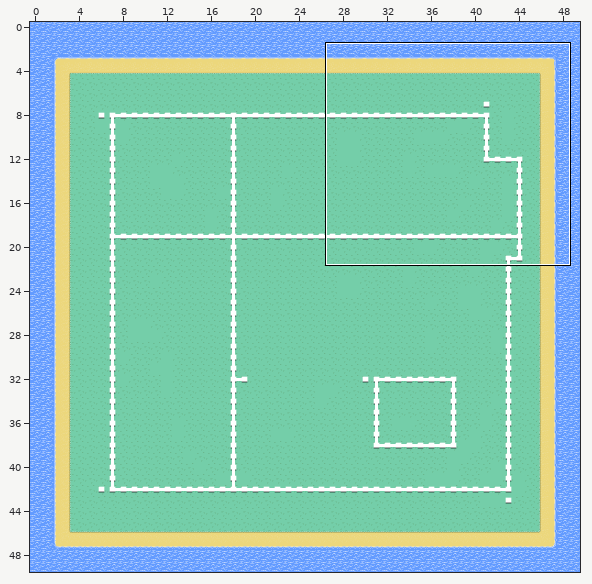
Tiled map -- data/boredisle/map.tmx. Above, an overview of the earlier version with the close-up marked.
Close-up. Before:
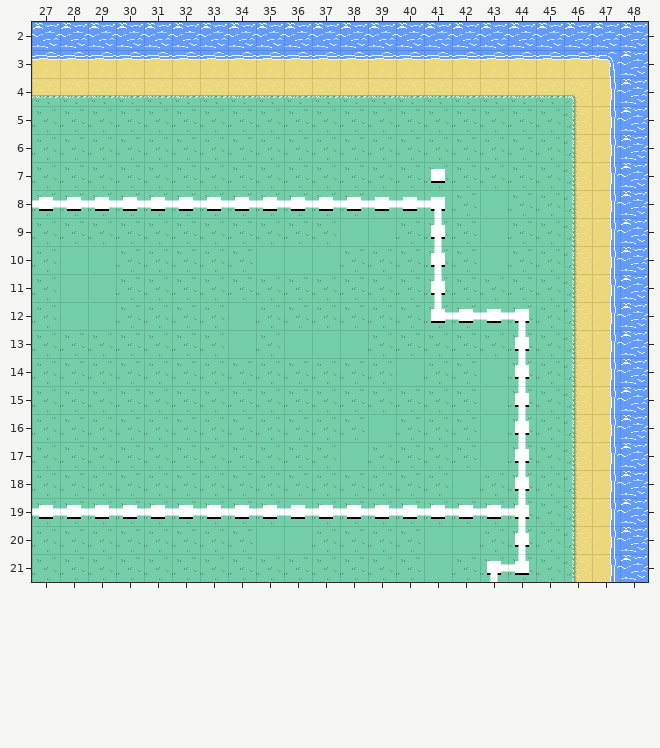
Cells are 32x32 px. Shown: x 27..48, y 2..21. The commit also changed other parts of the map, which this record leaves out. The old version is drawn lined up with the new one.
The result:
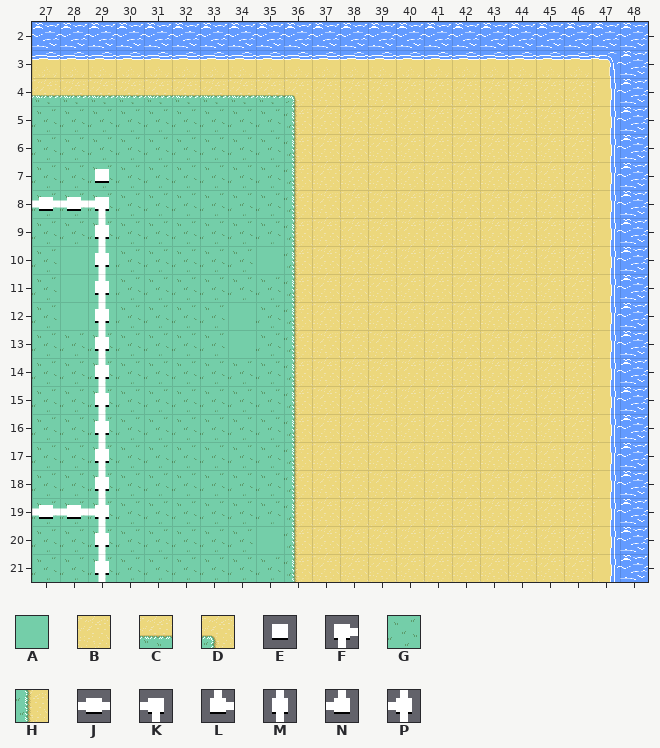
Key: from "bored": A 2, B 13, C 29, D 30, E 32, F 35, G 37, H 38, J 41, K 42, L 49, M 50, N 56, P 58.
_ is an empty cell.
Diff:
map size 50x50 -> 50x38 cells
Layer "bg":
y 4: x 36..46 CCCCCCCCCCD -> DBBBBBBBBBB
y 5..7: x 36..46 GGGGGGGGGGH -> HBBBBBBBBBB
y 8: x 36..46 GGGAAAGAGGH -> HBBBBBBBBBB
y 9: x 36..46 GGAAGGGAGGH -> HBBBBBBBBBB
y 10: x 36..46 AAGGGGGAGGH -> HBBBBBBBBBB
y 11: x 36..46 GGGGGGGGGGH -> HBBBBBBBBBB
y 12: x 36..46 GGGGGGGAGGH -> HBBBBBBBBBB
y 13: x 36..46 AAAGGGGGGGH -> HBBBBBBBBBB
y 14: x 36..46 GGGGAGGAGGH -> HBBBBBBBBBB
y 15: x 36..46 GGGGGGGAGGH -> HBBBBBBBBBB
y 16: x 36..46 GGGAGGGAGGH -> HBBBBBBBBBB
y 17: x 36..46 GGAGGGGAGGH -> HBBBBBBBBBB
y 18: x 36..46 GGGGGGAGGGH -> HBBBBBBBBBB
y 19: x 36..46 AGGGGGGGGGH -> HBBBBBBBBBB
y 20: x 36..46 AGGGGAAGGGH -> HBBBBBBBBBB
y 21: x 36..46 GGGGGAGGGGH -> HBBBBBBBBBB
Layer "fg":
y 7: x 29 _ -> E; x 41 E -> _
y 8: x 29..41 JJJJJJJJJJJJK -> K____________
y 9..11: x 29 _ -> M; x 41 M -> _
y 12: x 29 _ -> M; x 41..44 LJJK -> ____
y 13..18: x 29 _ -> M; x 44 M -> _
y 19: x 29..44 JJJJJJJJJJJJJJJP -> P_______________
y 20: x 29 _ -> M; x 44 M -> _
y 21: x 29 _ -> M; x 43..44 FN -> __
Where, in picture pixels (left, top, right, bottom), the same in both close-ups:
changed: (95, 95, 577, 582)
